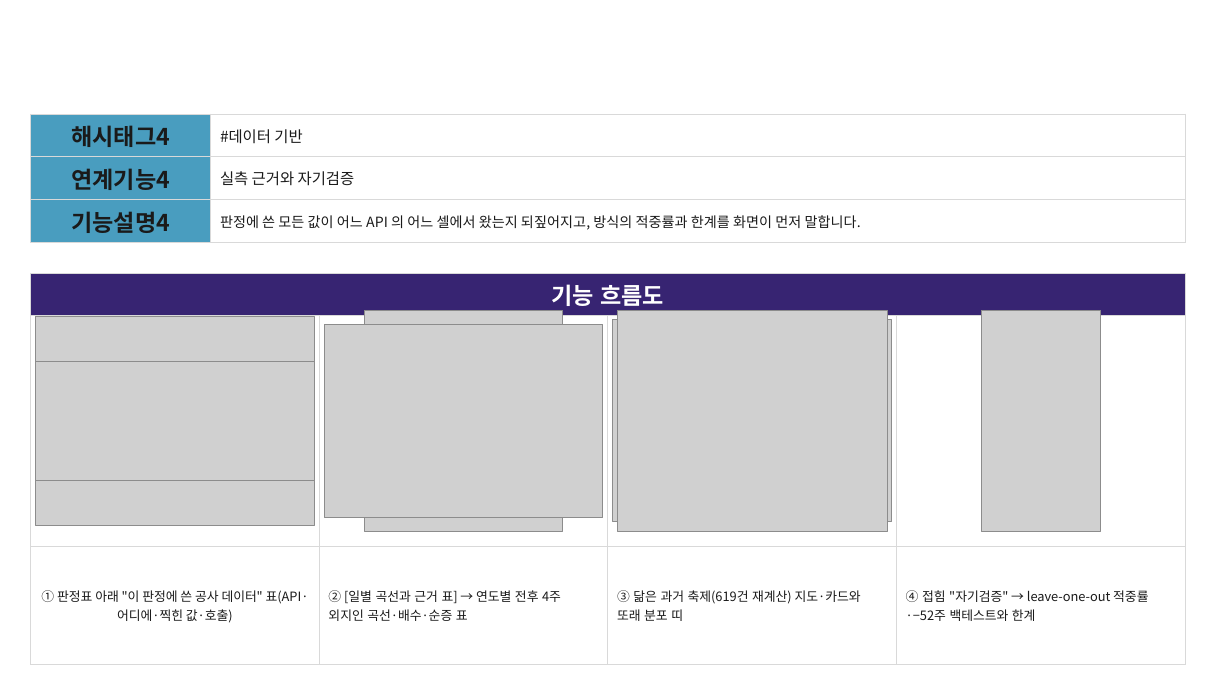
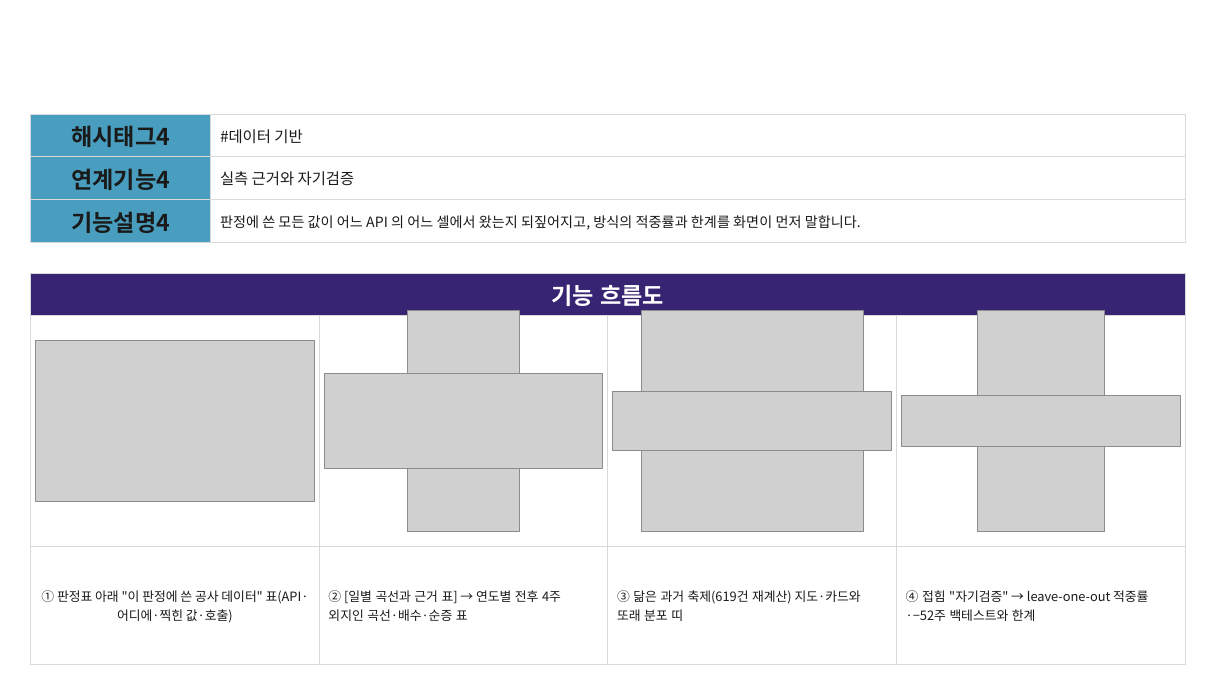
Before and after one commit to jangjunyong/oneshot-mvp, a slide deck: slide 8 of docs/제출양식/기능설명서_기획안팩트체크_작성본.pptx. Drawn at 1232x693 pixels with LibreOffice and Linux fonts; fonts in the diff are those of the drawing; grey boxes stand for pictures; background and template pictures are left out. Boxes give left, top, right and bottom in pixels: in the first picture for what was removed or moved away, otherwise in the second. Text is boxed around its words. In the diff, an @@ line names an element or a change of style, - is before the commit and + after.

```diff
--- a/docs/제출양식/기능설명서_기획안팩트체크_작성본.pptx
+++ b/docs/제출양식/기능설명서_기획안팩트체크_작성본.pptx
@@ picture: place and size @@
-picture at [364, 311, 563, 531]
+picture at [408, 311, 519, 531]
@@ picture: place and size @@
-picture at [613, 320, 891, 522]
+picture at [641, 311, 863, 531]
@@ picture: place and size @@
-picture at [993, 311, 1090, 531]
+picture at [977, 311, 1104, 531]
@@ picture removed at [982, 311, 1101, 531] @@
@@ picture: place and size @@
-picture at [36, 361, 314, 481]
+picture at [36, 341, 314, 502]
@@ picture: place and size @@
-picture at [36, 316, 314, 525]
+picture at [36, 355, 314, 486]
@@ picture: place and size @@
-picture at [324, 324, 603, 518]
+picture at [324, 373, 603, 468]
@@ picture: place and size @@
-picture at [617, 311, 888, 531]
+picture at [613, 391, 891, 450]
@@ picture added at [902, 396, 1180, 447] @@
```
Also in this commit, not shown: 4 other slides changed, 4 other files.
